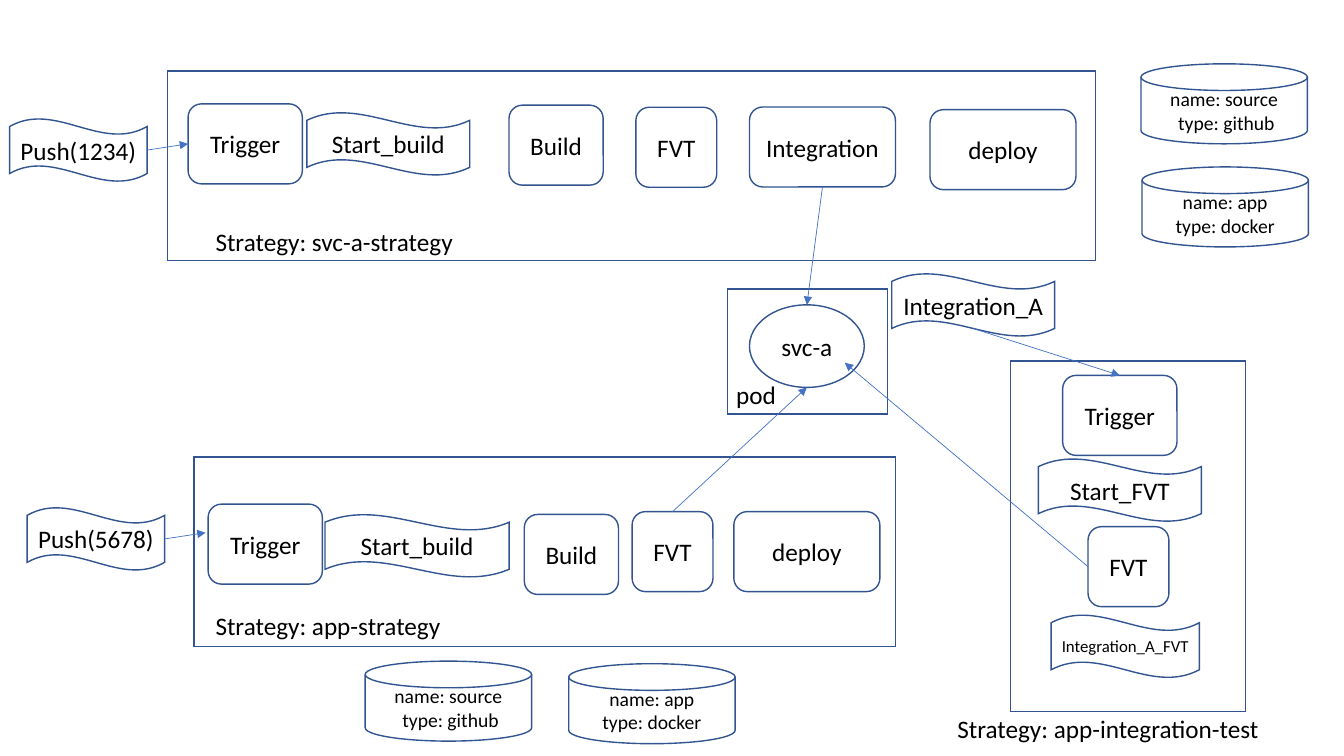
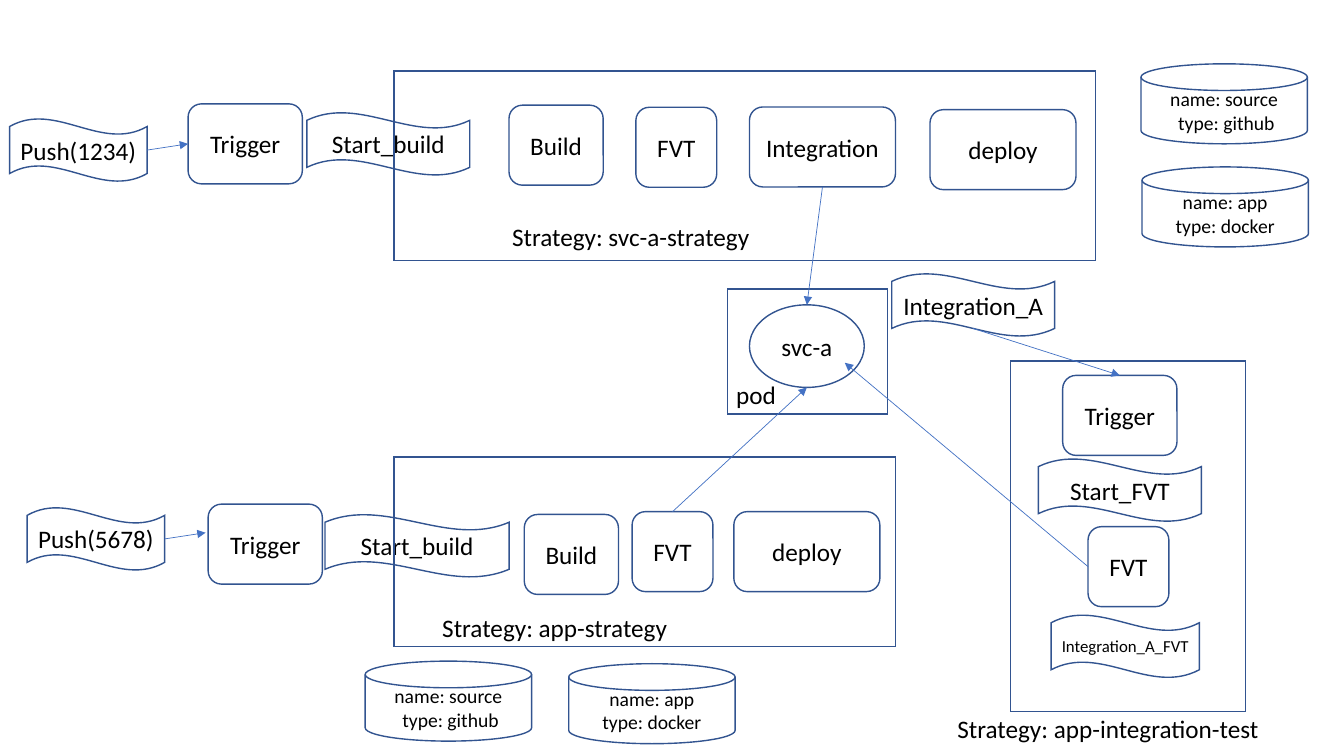
Before and after one commit to mchenggit/kabanero-event, a slide deck: slide 13 of architecture/KabaneroEvent.pptx. Drawn at 1344x756 pixels with LibreOffice and Linux fonts; fonts in the diff are those of the drawing. Boxes give left, top, right and bottom in pixels: in the first picture for what was removed or moved away, otherwise in the second. Text is boxed around its words. In the diff, an @@ line names an element or a change of style, - is before the commit and + after.

```diff
--- a/architecture/KabaneroEvent.pptx
+++ b/architecture/KabaneroEvent.pptx
@@ rectangle resized from (x1=167, y1=71, x2=1095, y2=260) to (x1=394, y1=71, x2=1096, y2=260) @@
@@ text "Strategy: svc-a-strategy" moved from (x1=216, y1=234, x2=453, y2=256) to (x1=512, y1=229, x2=749, y2=251) @@
@@ rectangle resized from (x1=195, y1=457, x2=896, y2=646) to (x1=394, y1=457, x2=896, y2=646) @@
@@ text "Strategy: app-strategy" moved from (x1=216, y1=618, x2=440, y2=640) to (x1=442, y1=620, x2=667, y2=642) @@
```
Also in this commit, not shown: 6 other slides changed, 1 slide added, 7 other files.
